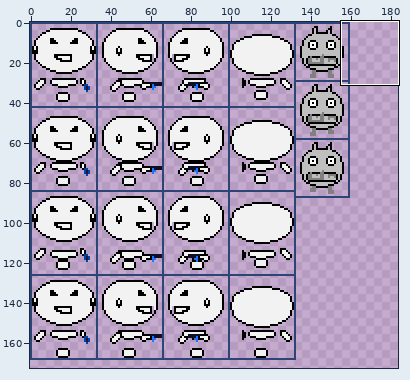
Two versions of one sprite sheet, player.png. Above, an overview of the earlier version with the close-up marked.
Close-up. Old version:
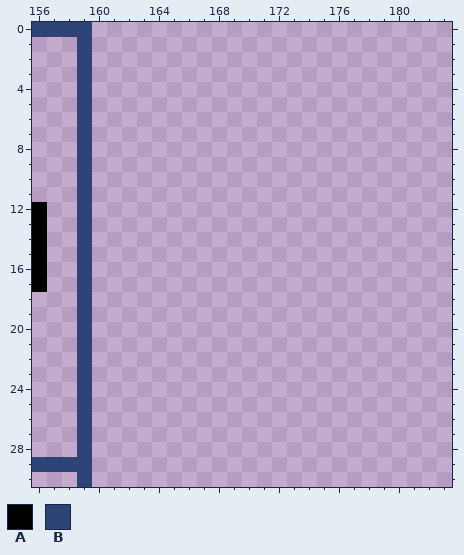
The file is 256x256 pixels. Shown: x 156..183, y 0..30. The wide view leaves out empty margins. The commit also changed other parts of the picture, which this record leaves out.
Palette (. is transparent): A #000000  B #2f4476
Pixels before, first column x 156:
 0 BBBB
 1 ...B
 2 ...B
 3 ...B
 4 ...B
 5 ...B
 6 ...B
 7 ...B
 8 ...B
 9 ...B
10 ...B
11 ...B
12 A..B
13 A..B
14 A..B
15 A..B
16 A..B
17 A..B
18 ...B
19 ...B
20 ...B
21 ...B
22 ...B
23 ...B
24 ...B
25 ...B
26 ...B
27 ...B
28 ...B
29 BBBB
30 ...B
The result:
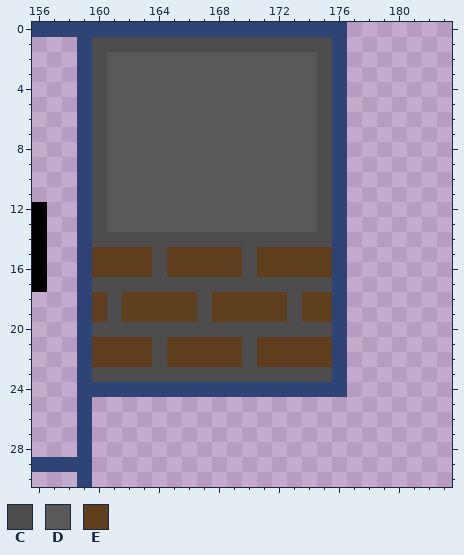
Colours new in this view: C #4c4c4c  D #595959  E #5f3e1d
Difference:
Changed rows in their new state; - is an unchanged pixel.
first column x 160:
 0 BBBBBBBBBBBBBBBBB
 1 CCCCCCCCCCCCCCCCB
 2 CDDDDDDDDDDDDDDCB
 3 CDDDDDDDDDDDDDDCB
 4 CDDDDDDDDDDDDDDCB
 5 CDDDDDDDDDDDDDDCB
 6 CDDDDDDDDDDDDDDCB
 7 CDDDDDDDDDDDDDDCB
 8 CDDDDDDDDDDDDDDCB
 9 CDDDDDDDDDDDDDDCB
10 CDDDDDDDDDDDDDDCB
11 CDDDDDDDDDDDDDDCB
12 CDDDDDDDDDDDDDDCB
13 CDDDDDDDDDDDDDDCB
14 CCCCCCCCCCCCCCCCB
15 EEEECEEEEECEEEEEB
16 EEEECEEEEECEEEEEB
17 CCCCCCCCCCCCCCCCB
18 ECEEEEECEEEEECEEB
19 ECEEEEECEEEEECEEB
20 CCCCCCCCCCCCCCCCB
21 EEEECEEEEECEEEEEB
22 EEEECEEEEECEEEEEB
23 CCCCCCCCCCCCCCCCB
24 BBBBBBBBBBBBBBBBB
Pixel boxes of the changes (left, top, right, bottom) in both close-ups:
added: (92, 22, 347, 397)
